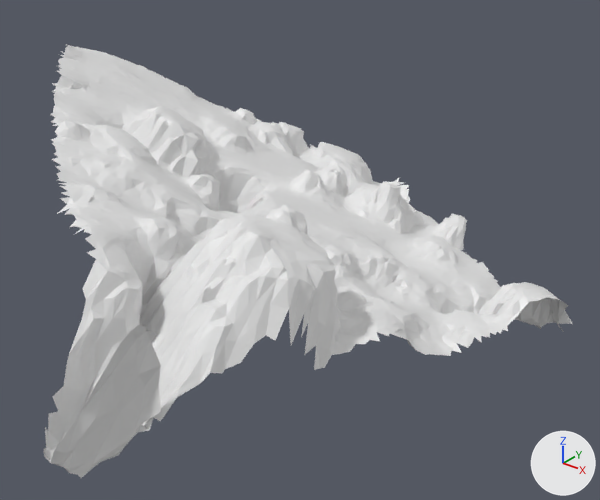
Before and after pictures for a commit that changed the glTF model moon small_tiles/tile_380.glb.
Camera for both pictures: a 50 mm lens placed at (-0.52, -17.03, -22.37), pointed at (-5.58, -10.72, -26.29). Lighting does not change. The marker at lower right points along +X, +Y and +Z. The first picture is the older version. Vertices at exactly the same position are counted once.

Objects in the first picture: 't380'.
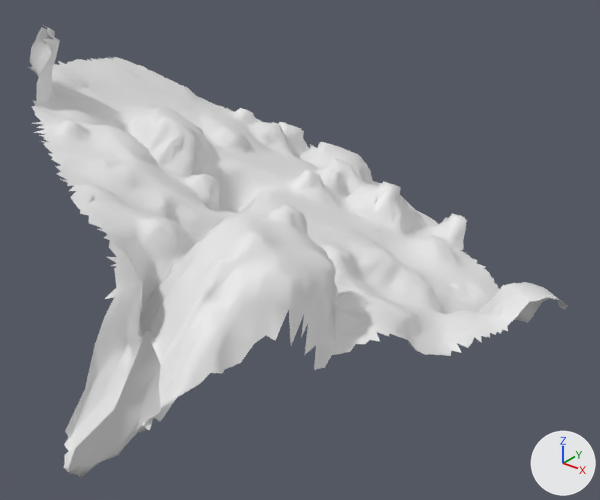
Boxes [x1, y1, x2, y2] around the edits, measured in the pictures (600 x 500 px; the box of a moved part takes in the faces that stretch with it):
't380', reshaped: before [44, 45, 572, 478]; after [28, 25, 568, 478]
part 1 of me_t380, moved or reshaped: before [44, 45, 148, 469]; after [28, 25, 61, 160]
part 2 of me_t380, deleted: before [385, 177, 572, 331]

What changed in the scene script:
```text
Change me_t380:
    used by ob_t380; location = (0.0, 0.0, 0.0)
    remove me_t380.from_pydata(...)  # 6979 vertices, 13561 faces; spans x -9.5..-2.98, y -14.41..-7.23, z -27.14..-24.52
    add me_t380.from_pydata(...)  # 6846 vertices, 13310 faces; spans x -9.09..-3.03, y -14.31..-7.42, z -27.09..-24.06
    me_t380 part 1: 178 vertices removed from x -9.5..-4.48, y -14.41..-10.13, z -26.54..-24.52; 127 vertices added at x -8.78..-7.05, y -12.64..-11.35, z -25.03..-24.06
    me_t380 part 2: 82 vertices removed from x -6.67..-2.98, y -9.43..-7.23, z -27.14..-26.69
```
